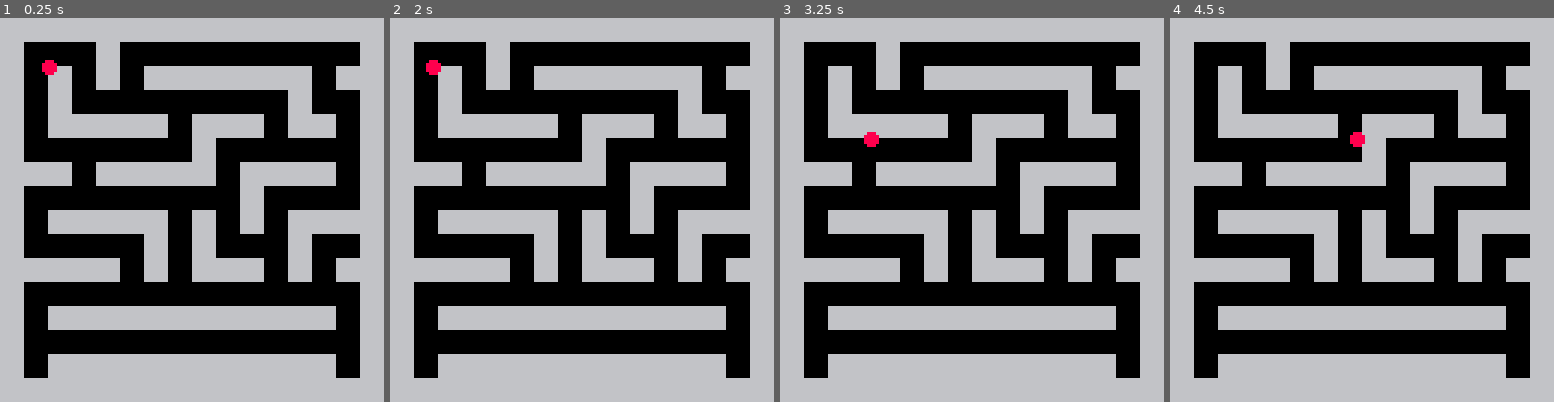
Above: before the commit, frames 1-4 (left to right).
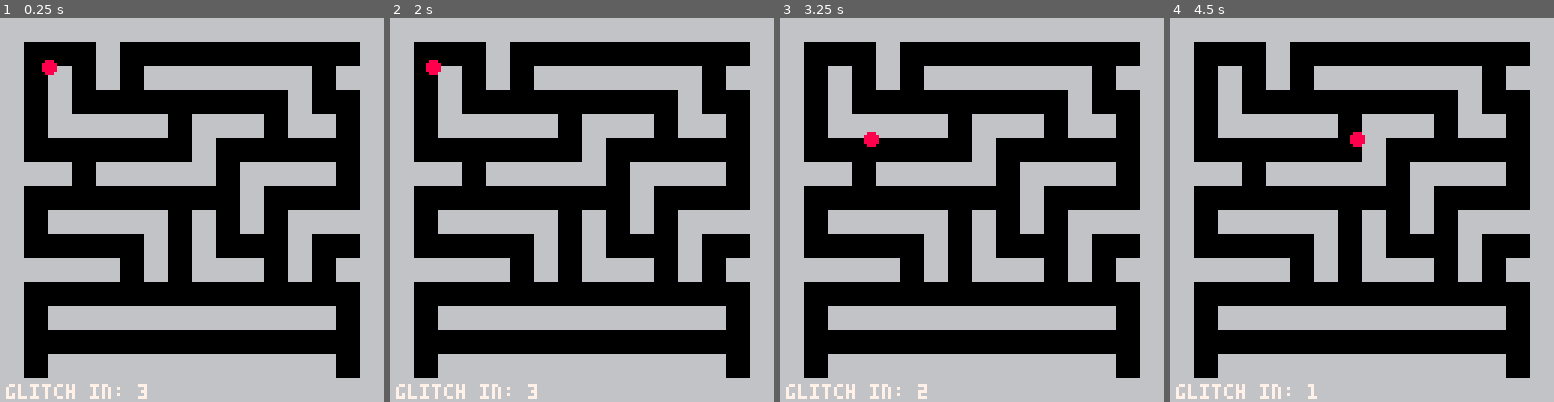
Above: after the commit, the same moments.

Repository: getJv/novice_summer_jam
Game: PICO-8 cartridge s_broken.p8
The game is run twice, just before and just after one commit, with the same random seed, the same clock (stepped at 60 frames per second) and the same inputs.
Inputs:
- Up to frame 1 (0.25 s): no input
- Up to frame 2 (2 s): hold Left from 1.97 s (still down)
- Up to frame 3 (3.25 s): release Left at 2.37 s; hold Down 2.42-2.82 s; hold Right from 2.87 s (still down)
- Up to frame 4 (4.5 s): release Right at 3.53 s; hold Up 3.58-4.08 s; hold Right from 4.13 s (still down)

The runs differ from the first frame. In frame 1, 0.5% of the frame differs, in the area x 1-39%, y 95-100%; in frame 2, 0.5%; in frame 3, 0.5%; in frame 4, 0.5%.

Commit message:
feat: Add UI info and glitch timer

Diff:
--- a/main_scene.lua
+++ b/main_scene.lua
@@ -1,6 +1,30 @@
 -- list of global variables included by other files
 -- player {x:int,y:int, speed:int} from handler_player.lua
 -- maze {}; maze_size,cell_size int; maze_test:[][]int  from handler_maze.lua
+
+glitch_timer = 180
+
+function draw_ui()
+    -- Timer do próximo glitch
+    print("glitch in: " .. flr(glitch_timer/60 + 1), 2, 122, 7)
+end
+
+function update_glitches()
+    -- timer Countdown
+    if glitch_timer > 0 then
+        glitch_timer -= 1
+    end
+
+    -- Reset the timer
+    if glitch_timer <= 0 then
+        -- 60 frames is a sec adding 120 here means the next timer
+        -- will be something bt 3-5 segundos
+        glitch_timer = 180 + rnd(120)
+    end
+
+end
+
+
 
 function main_scene_init()
     _update = main_scene_update
@@ -20,4 +44,6 @@
     cls()
     draw_maze()
     draw_player()
+    draw_ui()
+    update_glitches()
 end
